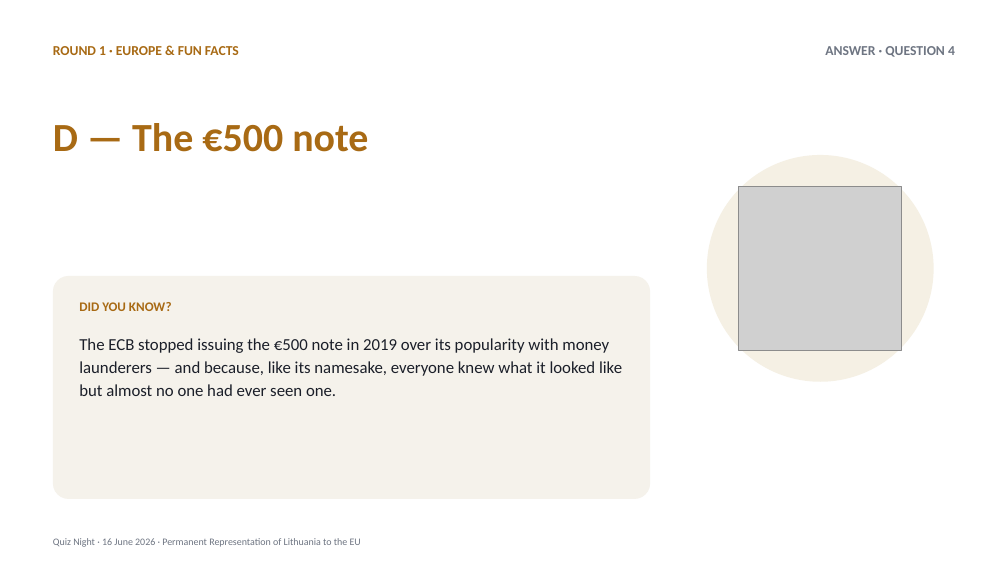
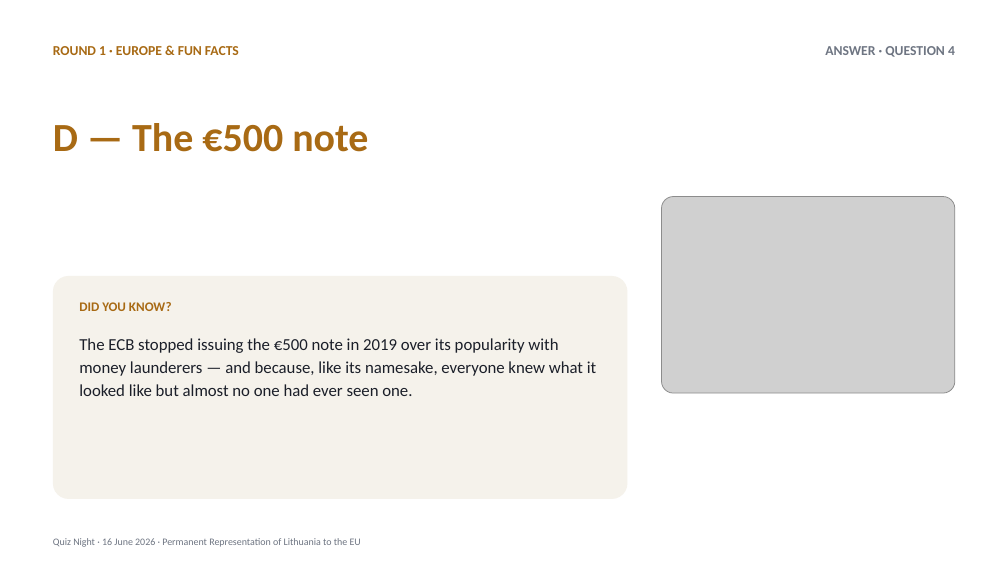
Before and after one commit to splice11/protmusis, a slide deck: slide 11 of Quiz_Night_2026-06-16.pptx. Drawn at 1008x567 pixels with LibreOffice and Linux fonts; fonts in the diff are those of the drawing; grey boxes stand for pictures. Boxes give left, top, right and bottom in pixels: in the first picture for what was removed or moved away, otherwise in the second. Text is boxed around its words. In the diff, an @@ line names an element or a change of style, - is before the commit and + after.

```diff
--- a/Quiz_Night_2026-06-16.pptx
+++ b/Quiz_Night_2026-06-16.pptx
@@ ellipse removed at <box>707,155,934,382</box> @@
@@ picture added at <box>662,197,955,393</box> @@
@@ picture removed at <box>739,187,902,350</box> @@
@@ rounded rectangle: place and size @@
-rounded rectangle at <box>53,276,650,499</box>
+rounded rectangle at <box>53,276,628,499</box>
@@ text "The ECB stopped issuing the ..." rewrapped from <box>79,338,622,396</box> to <box>79,338,596,396</box> @@
```
Also in this commit, not shown: 18 other slides changed, 46 other files.
